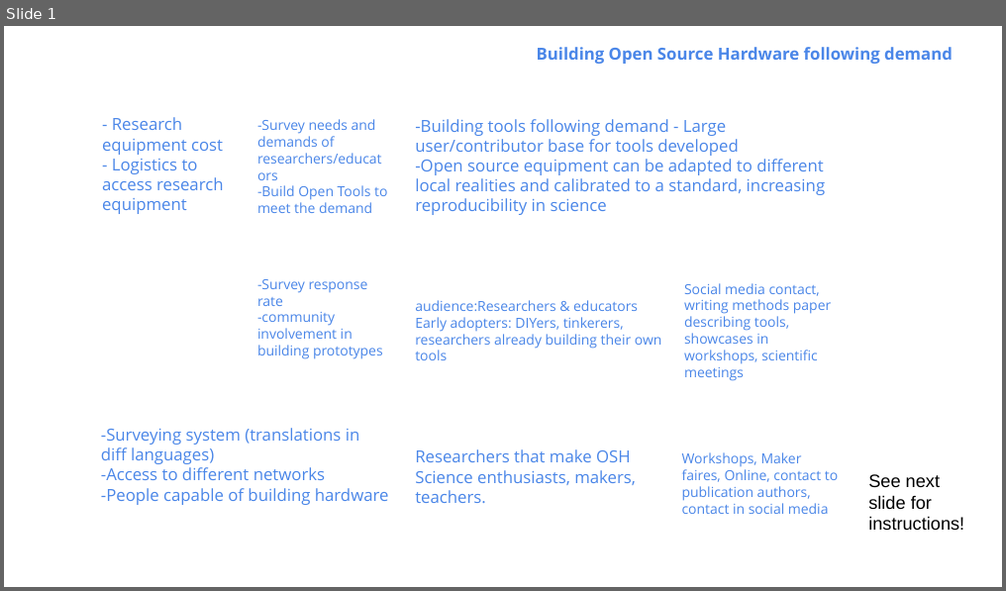
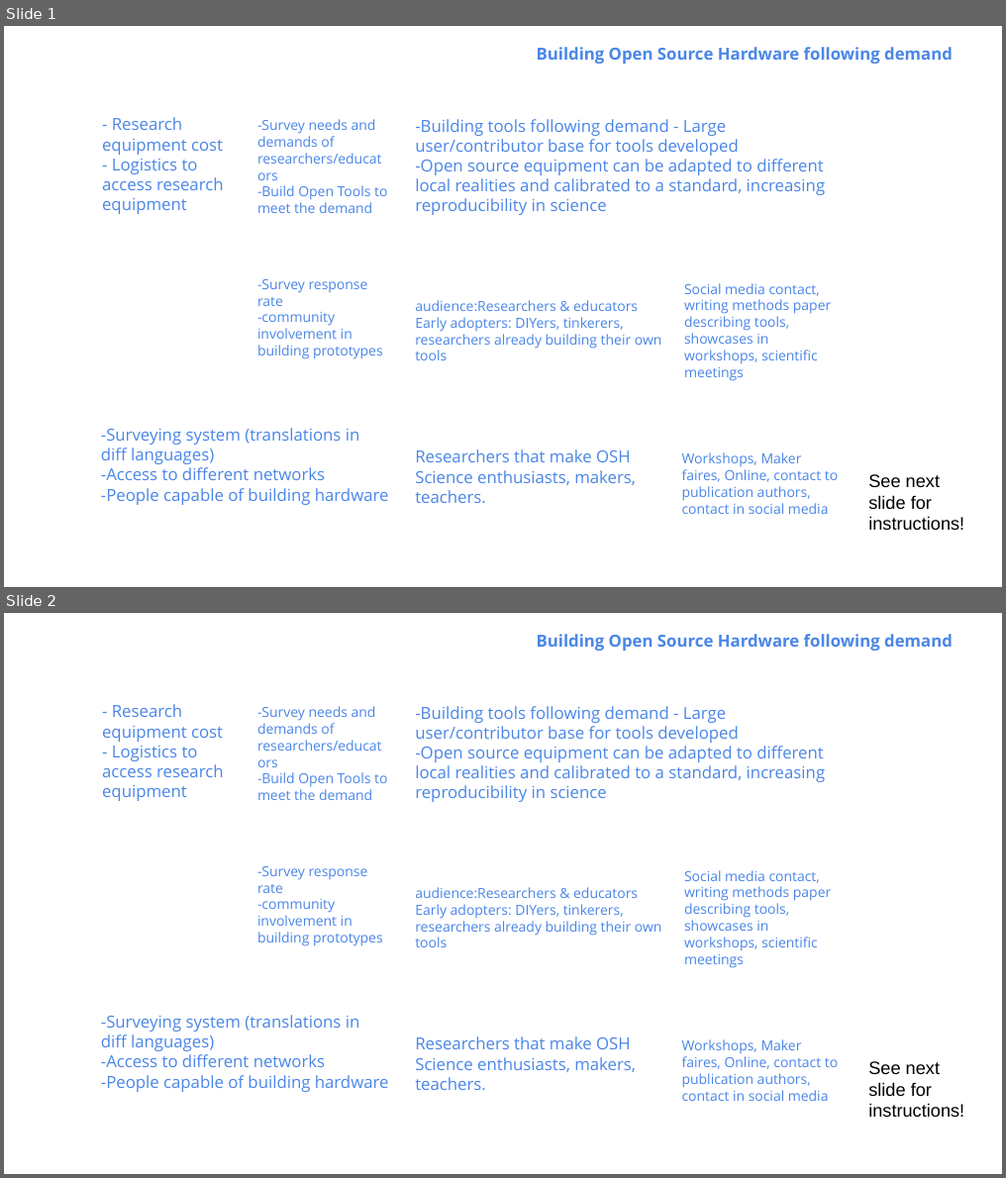
Before and after one commit to FOSH-following-demand/map_fosh_demand, a slide deck: Open_Canvas_AMC.odp. Shown one above the other, each under a label of ours: slide 1 before the commit, slides 1 and 2 after it. The pictures are 1006x591 and 1006x1178 pixels, drawn with LibreOffice and Linux fonts; fonts in the diff are those of the drawing; background and template pictures are left out. Boxes give left, top, right and bottom in pixels: in the first picture for what was removed or moved away, otherwise in the second. Text is boxed around its words. In the diff, an @@ line names an element or a change of style, - is before the commit and + after.

Commit message:
update open canvas

```diff
--- a/Open_Canvas_AMC.odp
+++ b/Open_Canvas_AMC.odp
@@ slide 2 added at (4,613,1002,1174), background picture (left out) @@
@@ text added at (537,634,952,651), 12 pt, text #4A86E8, bold @@
+Building Open Source Hardware following demand
@@ text added at (102,704,223,801), 12 pt, text #4A86E8 @@
+- Research equipment cost
+- Logistics to access research equipment
@@ text added at (257,706,387,800), 10 pt, text #4A86E8 @@
+-Survey needs and demands of researchers/educators
+-Build Open Tools to meet the demand
@@ text added at (415,706,825,802), 12 pt, text #4A86E8 @@
+-Building tools following demand - Large user/contributor base for tools developed
+-Open source equipment can be adapted to different local realities and calibrated to a standard, increasing reproducibility in science
@@ text added at (257,866,383,947), 10 pt, text #4A86E8 @@
+-Survey response rate
+-community involvement in building prototypes
@@ text added at (684,870,831,968), 10 pt, text #4A86E8 @@
+Social media contact, writing methods paper describing tools, showcases in workshops, scientific meetings
@@ text added at (415,887,662,948), 10 pt, text #4A86E8 @@
+audience:Researchers & educators
+Early adopters: DIYers, tinkerers, researchers already building their own tools
@@ text added at (101,1015,389,1092), 12 pt, text #4A86E8 @@
+-Surveying system (translations in diff languages)
+-Access to different networks
+-People capable of building hardware
@@ text added at (415,1037,636,1090), 12 pt, text #4A86E8 @@
+Researchers that make OSH
+Science enthusiasts, makers, teachers.
@@ text added at (682,1040,838,1101), 10 pt, text #4A86E8 @@
+Workshops, Maker faires, Online, contact to publication authors, contact in social media
@@ text added at (868,1061,964,1117), 13 pt, text #000000 @@
+See next slide for instructions!
```
